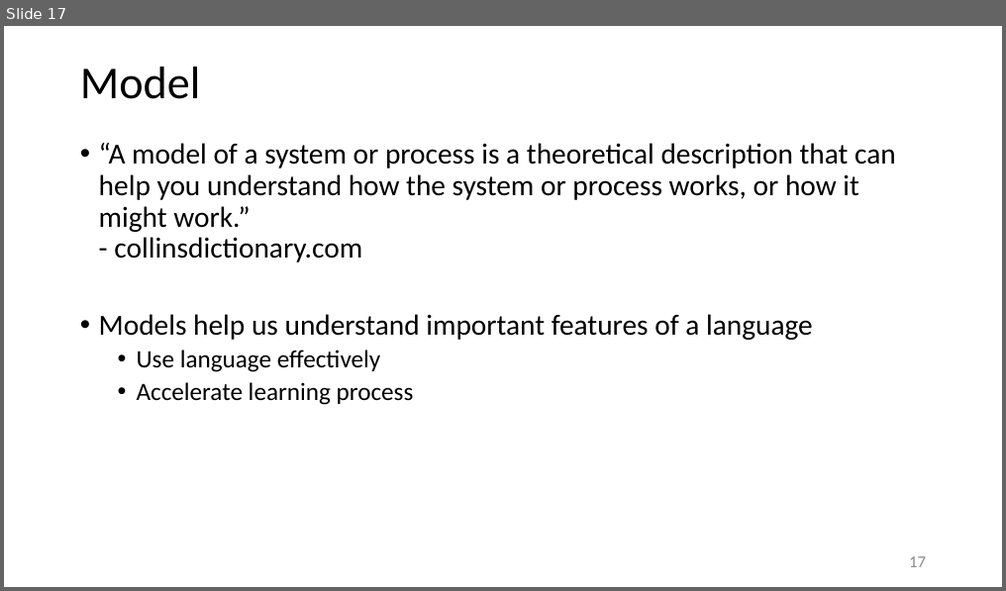
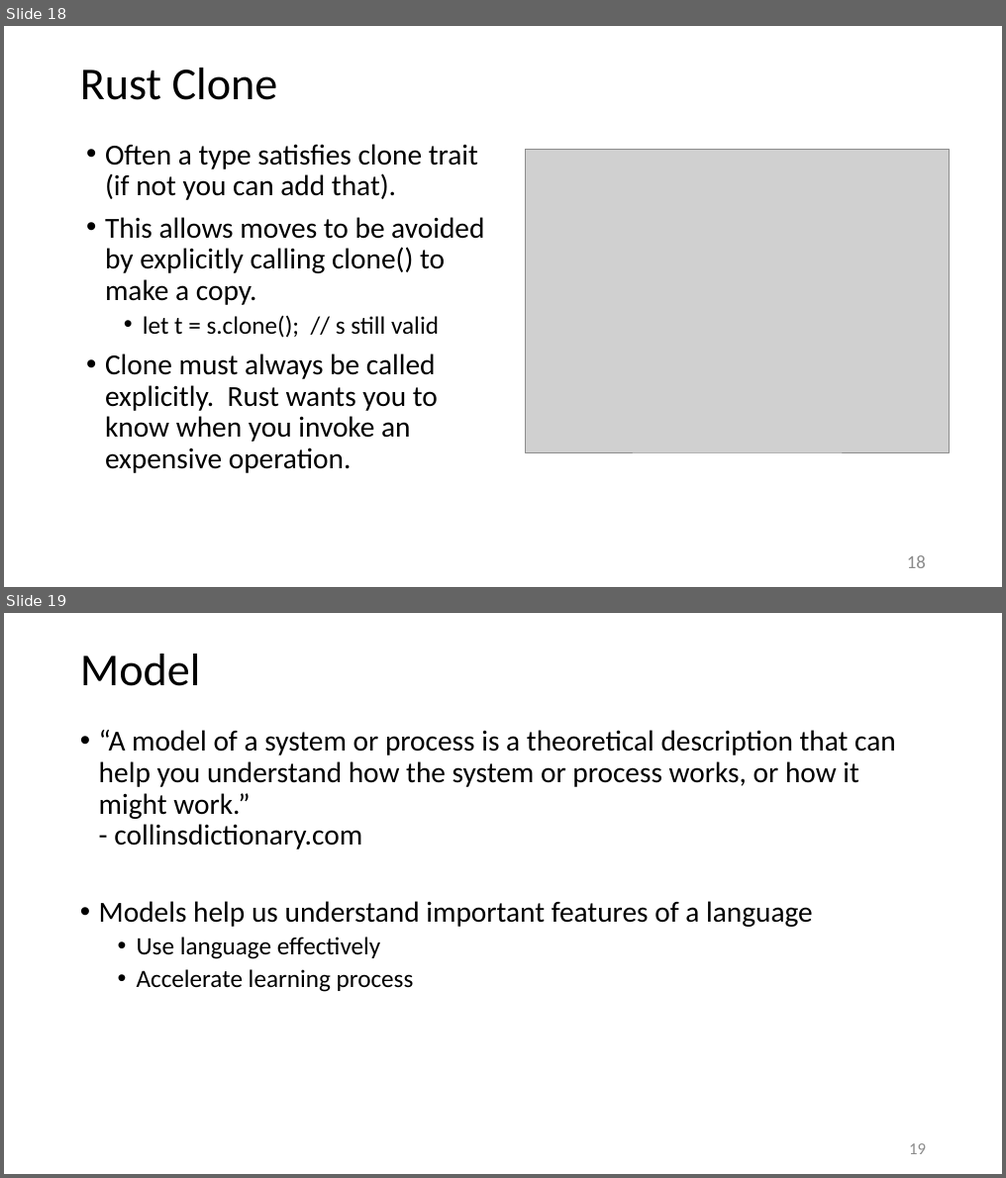
Before and after one commit to JimFawcett/JimFawcett.github.io, a slide deck: Resources/RustModels.pptx. Shown one above the other, each under a label of ours: slide 17 before the commit, slides 18 and 19 after it. The pictures are 1006x591 and 1006x1178 pixels, drawn with LibreOffice and Linux fonts; fonts in the diff are those of the drawing; grey boxes stand for pictures. Boxes give left, top, right and bottom in pixels: in the first picture for what was removed or moved away, otherwise in the second. Text is boxed around its words. In the diff, an @@ line names an element or a change of style, - is before the commit and + after.

Commit message:
added slides for move and clone

```diff
--- a/Resources/RustModels.pptx
+++ b/Resources/RustModels.pptx
@@ slide 18 added at (4,26,1002,587), background #FFFFFF @@
@@ title added at (80,68,278,100), 44 pt, text #000000 @@
+Rust Clone
@@ text added at (105,144,484,473), 28 pt, text #000000 @@
+• Often a type satisfies clone trait (if not you can add that).
+• This allows moves to be avoided by explicitly calling clone() to make a copy.
+  • let t = s.clone(); // s still valid
+• Clone must always be called explicitly. Rust wants you to know when you invoke an expensive operation.
@@ picture added at (525,149,949,453) @@
@@ page number added at (907,556,926,569), 18 pt, text #8C8C8C @@
+18
@@ what was slide 17 is now slide 19 @@
@@ page number at (909,1144,926,1155): text changed @@
-17
+19
```
Also in this commit, not shown: 2 slides changed, 1 other slide added, 1 other file.
